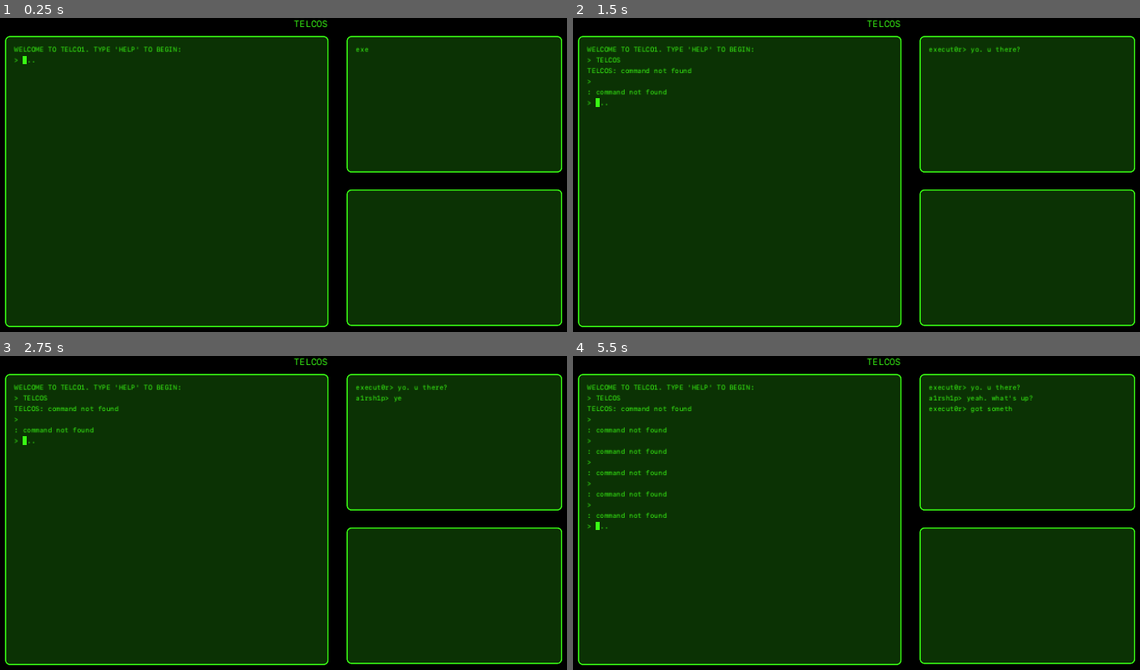
Above: before the commit, frames 1-4 (two rows, left to right).
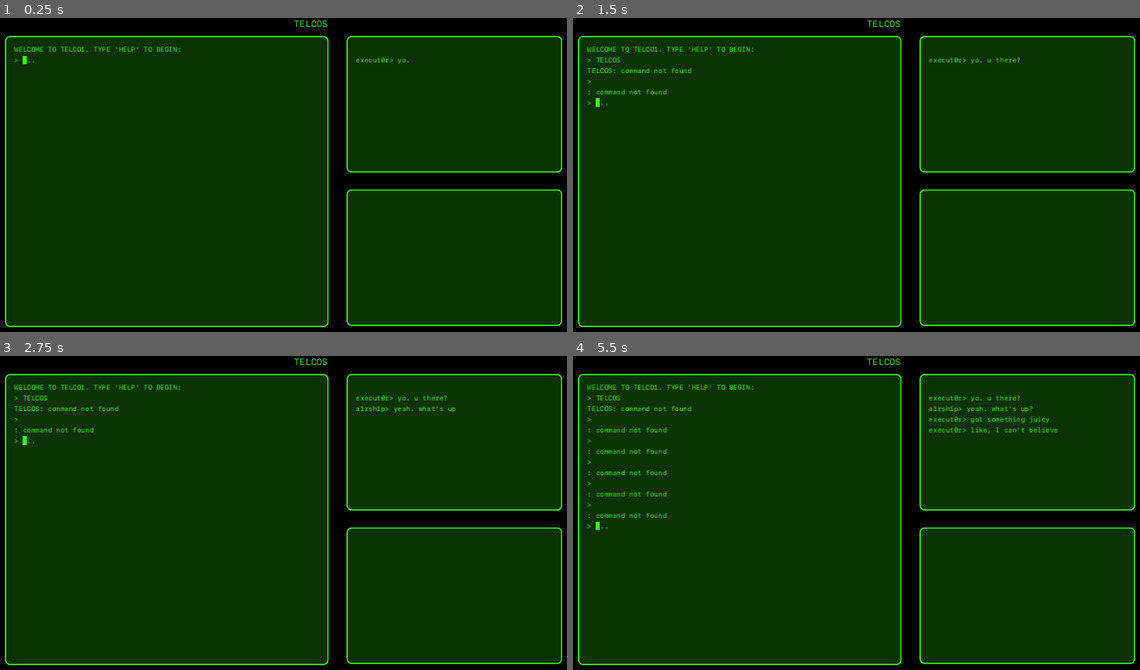
Above: after the commit, the same moments.

Repository: jwhenry28/TELCOS
Game: Godot game, scene res://scenes/main/main.tscn
The game is run twice, just before and just after one commit, with the same random seed, the same clock (stepped at 60 frames per second) and the same inputs. Sound files missing from this copy of the repository are replaced by a short silence.
Inputs (mouse positions are in pixels of both pictures, inside the frame that each line leads up to):
- Up to frame 1 (0.25 s): no input
- Up to frame 2 (1.5 s): click (743, 65) at 0.52 s; type "TELCOS" at 0.6 s; tap Enter (cmd_enter) at 1.25, 1.35 s
- Up to frame 3 (2.75 s): tap Space at 2 s; tap Backspace at 2.1 s
- Up to frame 4 (5.5 s): tap Enter (cmd_enter) at 2.75, 2.85, 4.35, 5 s; tap Space at 3.5 s; tap Backspace at 3.6, 5.1 s

The runs differ from the first frame. In frame 1, 0.1% of the frame differs, in the area x 62-73%, y 9-15%; in frame 2, 0.3%; in frame 3, 0.4%; in frame 4, 0.8%, in the area x 62-86%, y 9-25%.

Commit message:
Improved cutscenes

Diff:
--- a/assets/cutscenes/tutorial.json
+++ b/assets/cutscenes/tutorial.json
@@ -1,27 +1,32 @@
 {
 	"dialogue": [
-		"execut0r> yo. u there?",
-		"a1rsh1p> yeah. what's up?",
-		"execut0r> got something juicy",
-		"execut0r> like, I can't believe this is real.",
-		"a1rsh1p> ??",
-		"execut0r> found creds for one of TELCO's external machines",
-		"a1rsh1p> u serious?",
-		"a1rsh1p> how'd u pull that off?",
-		"execut0r> went trashing with nomadic at TELCO HQ",
-		"execut0r> we spent HOURS digging thru garbage, but worth every second",
-		"execut0r> haven't even gone through all of it yet. might be more goodies.",
-		"a1rsh1p> hahaha, nice work",
-		"execut0r> so... wanna take a peek?",
-		"a1rsh1p> u don't wanna do the honors?",
-		"execut0r> nah, got something even better cooking up ;)",
-		"a1rsh1p> lolol",
-		"a1rsh1p> yeah, send em",
-		"execut0r> [file sent: telco_creds.txt]",
-		"a1rsh1p> got it",
-		"execut0r> o btw, they use something called 'TELNIX'. i guess it's a UNIX variant.",
-		"execut0r> how's your UNIX-fu these days?",
-		"a1rsh1p> rusty af, tbh. mind giving me a quick refresher?",
-		"execut0r> yeah one sec"
+		{"type": "dialogue", "speaker": "execut0r", "text": "yo. u there?"},
+		{"type": "pause", "duration": 1.0},
+		{"type": "dialogue", "speaker": "a1rsh1p", "text": "yeah. what's up?"},
+		{"type": "dialogue", "speaker": "execut0r", "text": "got something juicy"},
+		{"type": "dialogue", "speaker": "execut0r", "text": "like, I can't believe this is real."},
+		{"type": "pause", "duration": 1.0},
+		{"type": "dialogue", "speaker": "a1rsh1p", "text": "??"},
+		{"type": "dialogue", "speaker": "execut0r", "text": "found creds for one of TELCO's external machines"},
+		{"type": "dialogue", "speaker": "a1rsh1p", "text": "u serious?"},
+		{"type": "dialogue", "speaker": "a1rsh1p", "text": "how'd u pull that off?"},
+		{"type": "dialogue", "speaker": "execut0r", "text": "went trashing with nomadic at TELCO HQ"},
+		{"type": "dialogue", "speaker": "execut0r", "text": "we spent HOURS digging thru garbage, but worth every second"},
+		{"type": "dialogue", "speaker": "execut0r", "text": "haven't even gone through all of it yet. might be more goodies."},
+		{"type": "dialogue", "speaker": "a1rsh1p", "text": "hahaha, nice work"},
+		{"type": "dialogue", "speaker": "execut0r", "text": "so... wanna take a peek?"},
+		{"type": "dialogue", "speaker": "a1rsh1p", "text": "u don't wanna do the honors?"},
+		{"type": "dialogue", "speaker": "execut0r", "text": "nah, got something even better cooking up ;)"},
+		{"type": "dialogue", "speaker": "a1rsh1p", "text": "lolol"},
+		{"type": "dialogue", "speaker": "a1rsh1p", "text": "yeah, send em"},
+		{"type": "action", "callback": "play_sound", "args": ["dial"]},
+		{"type": "dialogue", "speaker": "execut0r", "text": "[file sent: telco_creds.txt]"},
+		{"type": "pause", "duration": 2.5},
+		{"type": "dialogue", "speaker": "a1rsh1p", "text": "got it"},
+		{"type": "dialogue", "speaker": "execut0r", "text": "btw, they use something called 'TELNIX'. i guess it's a UNIX variant."},
+		{"type": "dialogue", "speaker": "execut0r", "text": "how's your UNIX-fu these days?"},
+		{"type": "dialogue", "speaker": "a1rsh1p", "text": "rusty af, tbh. mind giving me a quick refresher?"},
+		{"type": "dialogue", "speaker": "execut0r", "text": "yeah one sec"},
+		{"type": "pause", "duration": 1.0},
 	]
 }
--- a/scenes/comms/comms.gd
+++ b/scenes/comms/comms.gd
@@ -1,4 +1,9 @@
 class_name Comms extends Panel
+
+enum CommState {
+	INACTIVE,
+	CUTSCENE,
+}
 
 const TYPE_STEP = 0.05
 const WAIT = 0.5
@@ -12,58 +17,84 @@
 var terminal_history_scrollbar: VScrollBar
 var signal_bus
 
-var dialogue: Dictionary
-var dialogue_timer: float
-var dialogue_index: int
-var old_max_scroll_height: float
+var cutscene: Dictionary
+var comm_state: CommState
+
+var old_max_scroll_height: float = 0.0
 
 # Called when the node enters the scene tree for the first time.
 func _ready() -> void:
-	var file = "res://assets/cutscenes/tutorial.json"
-	var json_string = FileAccess.get_file_as_string(file)
-	dialogue = JSON.parse_string(json_string)
-
 	terminal_history_container = $"ScrollContainer"
 	vbox_container = $"ScrollContainer/VBoxContainer"
 	terminal_history_scrollbar = $"ScrollContainer".get_v_scroll_bar()
 	signal_bus = $"../SignalBus"
 
-	dialogue_timer = 0.0
-	dialogue_index = 0
-	old_max_scroll_height = 0.0
-
-	var new_label = Label.new()
-	vbox_container.add_child(new_label)
+	comm_state = CommState.INACTIVE
 
 
 # Called every frame. 'delta' is the elapsed time since the previous frame.
-func _process(delta: float) -> void:
-	if old_max_scroll_height < terminal_history_scrollbar.max_value:
-		adjust_scrollbar()
-		old_max_scroll_height = terminal_history_scrollbar.max_value
+func _process(_delta: float) -> void:
+	adjust_scrollbar()
 
-	dialogue_timer += delta
 
-	if dialogue["dialogue"][dialogue_index] == "":
-		if dialogue_timer > WAIT:
-			dialogue_timer = 0.0
+
+func play_cutscene(cutscene_name: String) -> void:
+	print("playing cutscene: ", cutscene_name)
+	var file = "res://assets/cutscenes/" + cutscene_name + ".json"
+	assert(FileAccess.file_exists(file), "Cutscene file not found: " + file)
+
+	var json_string = FileAccess.get_file_as_string(file)
+	print("json_string: ", json_string)
+	cutscene = JSON.parse_string(json_string)
+
+	get_tree().call_group("cutscene_labels", "queue_free")
+	var new_label = Label.new()
+	new_label.add_to_group("cutscene_labels")
+	vbox_container.add_child(new_label)
+
+	comm_state = CommState.CUTSCENE
+	advance_cutscene()
+
+
+
+func advance_cutscene() -> void:
+	var current_dialogue = cutscene["dialogue"].pop_front()
+	if current_dialogue == null:
+		comm_state = CommState.INACTIVE
+		return
+
+	print("current_dialogue: ", current_dialogue)
+	match current_dialogue["type"]:
+		"dialogue":
 			var label = Label.new()
+			label.text = current_dialogue["speaker"] + "> "
 			label.autowrap_mode = TextServer.AUTOWRAP_WORD
 			label.add_theme_color_override("font_color", TERMINAL_GREEN)
 			label.add_theme_font_size_override("font_size", FONT_SIZE)
+			label.add_to_group("cutscene_labels")
 			vbox_container.add_child(label)
+			await type_text(current_dialogue["text"], label)
 			signal_bus.play_sound.emit("enter")
-			dialogue_index += 1
-	else:
-		if dialogue_timer > TYPE_STEP:
-			dialogue_timer = 0.0
-			var num_children = vbox_container.get_child_count()
-			var current_label = vbox_container.get_child(num_children - 1)
-			current_label.text += dialogue["dialogue"][dialogue_index][0]
-			dialogue["dialogue"][dialogue_index] = dialogue["dialogue"][dialogue_index].substr(1)
-			signal_bus.play_sound.emit("key")
+		"pause":
+			print("pause:", current_dialogue["duration"])
+			await get_tree().create_timer(current_dialogue["duration"]).timeout
+		"action":
+			match current_dialogue["callback"]:
+				"play_sound":
+					signal_bus.play_sound.emit(current_dialogue["args"][0])
+
+	advance_cutscene()
+
+
+func type_text(text: String, label: Label) -> void:
+	for c in text:
+		label.text += c
+		signal_bus.play_sound.emit("key")
+		await get_tree().create_timer(TYPE_STEP).timeout
+
 
 
 func adjust_scrollbar() -> void:
-	if terminal_history_scrollbar != null:
+	if terminal_history_scrollbar != null and old_max_scroll_height < terminal_history_scrollbar.max_value:
 		terminal_history_container.scroll_vertical = int(terminal_history_scrollbar.max_value)
+		old_max_scroll_height = terminal_history_scrollbar.max_value
--- a/scenes/main/main.gd
+++ b/scenes/main/main.gd
@@ -11,6 +11,8 @@
 	terminal = $"Terminal"
 	telco_network = $"TelcoNetwork"
 	signal_bus = $"SignalBus"
+
+	$"Comms".play_cutscene("tutorial")
 	print("main: done\n\n")
 
 
